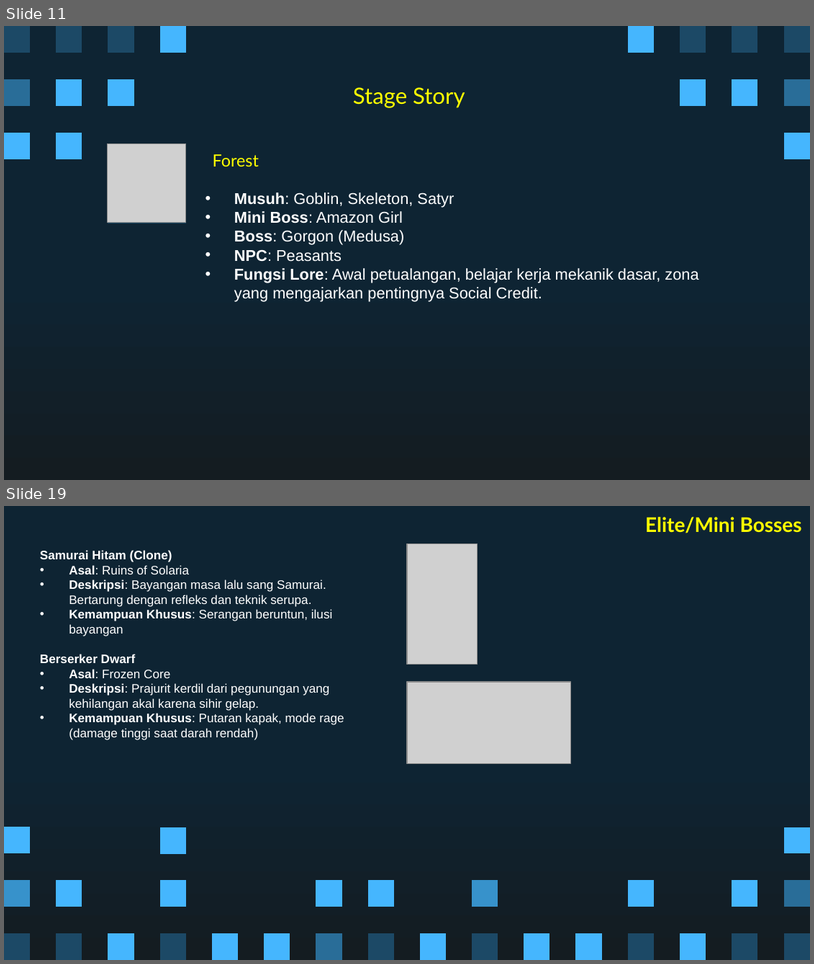
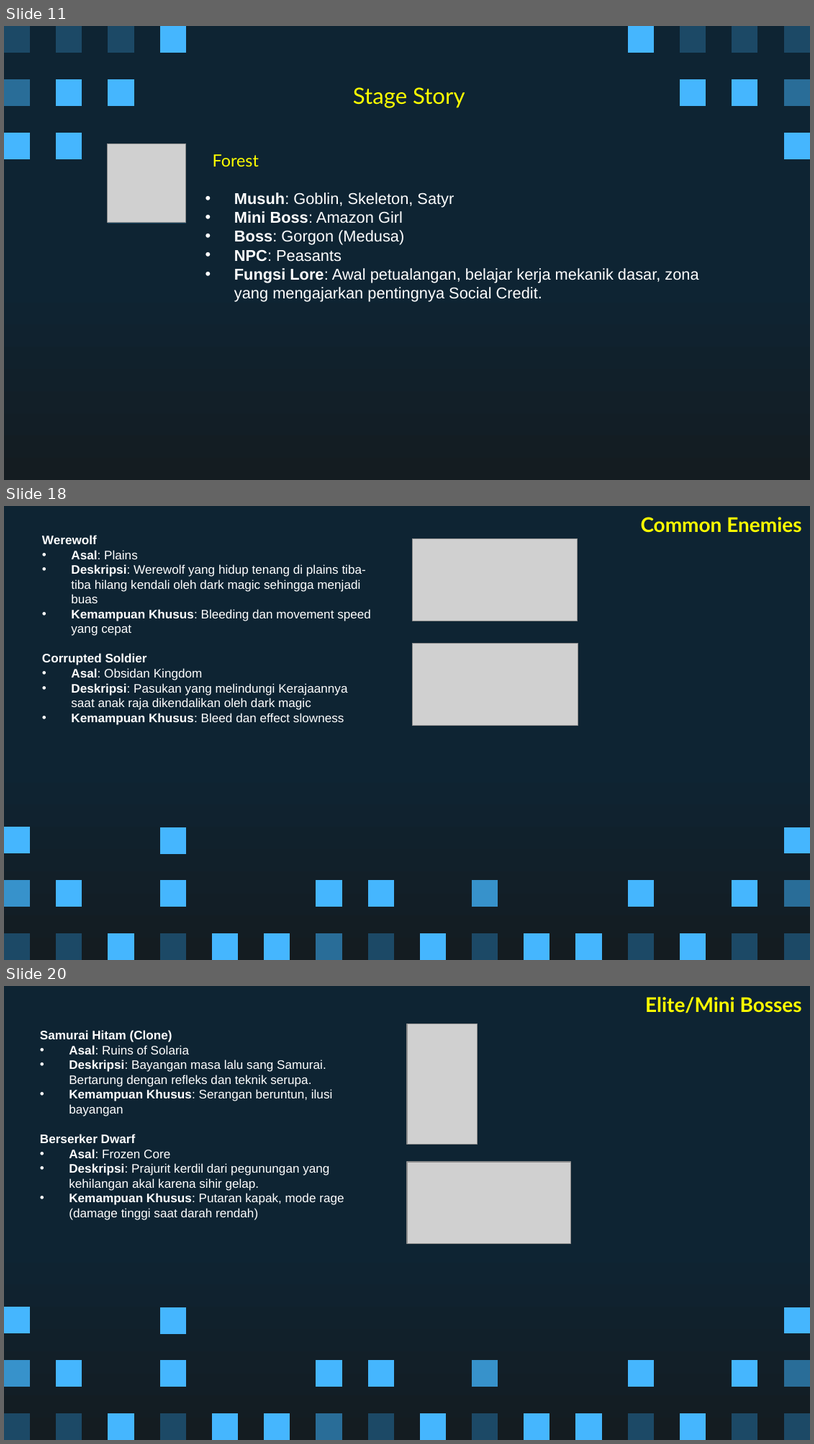
Before and after one commit to Ricardhad/gameProgProject, a slide deck: Super Pixel Vintage Gaming by Slidesgo.pptx. Shown one above the other, each under a label of ours: slides 11 and 19 before the commit, slides 11, 18 and 20 after it; the slides between them are not shown. The pictures are 814x964 and 814x1444 pixels, drawn with LibreOffice and Linux fonts; fonts in the diff are those of the drawing; grey boxes stand for pictures. Boxes give left, top, right and bottom in pixels: in the first picture for what was removed or moved away, otherwise in the second. Text is boxed around its words. In the diff, an @@ line names an element or a change of style, - is before the commit and + after.

```diff
--- a/Super Pixel Vintage Gaming by Slidesgo.pptx
+++ b/Super Pixel Vintage Gaming by Slidesgo.pptx
@@ slide 18 added at (x1=4, y1=506, x2=810, y2=960), background gradient #0E2433 to #141C21; not listed: 28 template elements that a slide beside it also shows @@
@@ title added at (x1=641, y1=517, x2=802, y2=533), 18 pt, text #FFFF00, bold @@
+Common Enemies
@@ subtitle added at (x1=42, y1=535, x2=371, y2=725), 11 pt, text #FFFFFF @@
+Werewolf
+• Asal: Plains
+• Deskripsi: Werewolf yang hidup tenang di plains tiba-tiba hilang kendali oleh dark magic sehingga menjadi buas
+• Kemampuan Khusus: Bleeding dan movement speed yang cepat
+Corrupted Soldier
+• Asal: Obsidan Kingdom
+• Deskripsi: Pasukan yang melindungi Kerajaannya saat anak raja dikendalikan oleh dark magic
+• Kemampuan Khusus: Bleed dan effect slowness
@@ picture added at (x1=413, y1=539, x2=577, y2=621) @@
@@ picture added at (x1=413, y1=643, x2=578, y2=726) @@
@@ what was slide 19 is now slide 20 @@
```
Also in this commit, not shown: 10 slides changed.
